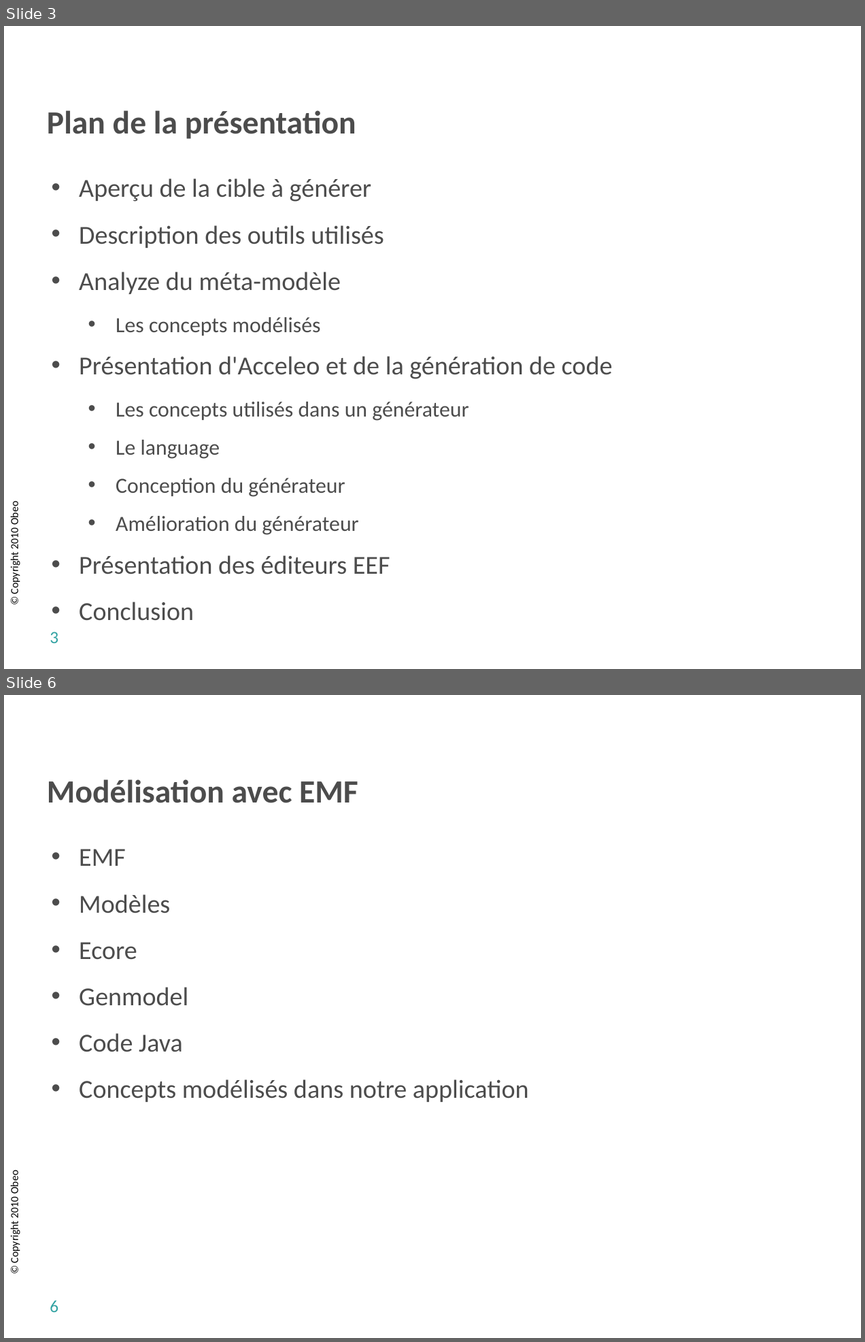
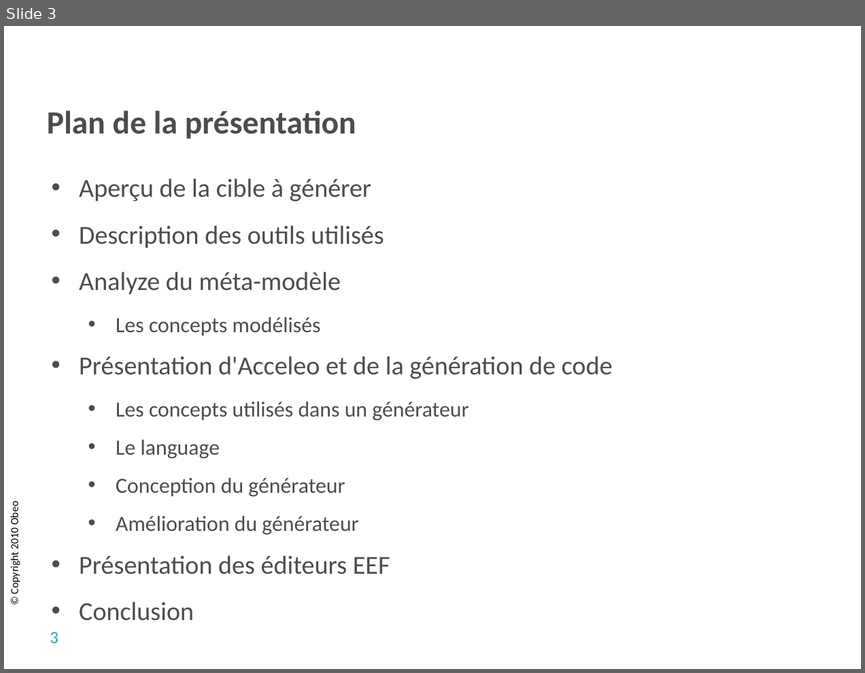
Before and after one commit to sbegaudeau/acceleo-tutorial, a slide deck: documentation/org.eclipse.acceleo.tutorial.slides/breizhcamp/Acceleo Tutorial Breizhcamp.odp. Shown one above the other, each under a label of ours: slides 3 and 6 before the commit, slide 3 after it; the slides between them are not shown. The pictures are 865x1342 and 865x673 pixels, drawn with LibreOffice and Linux fonts; fonts in the diff are those of the drawing; background and template pictures are left out. Boxes give left, top, right and bottom in pixels: in the first picture for what was removed or moved away, otherwise in the second. Text is boxed around its words. In the diff, an @@ line names an element or a change of style, - is before the commit and + after.

```diff
--- a/documentation/org.eclipse.acceleo.tutorial.slides/breizhcamp/Acceleo Tutorial Breizhcamp.odp
+++ b/documentation/org.eclipse.acceleo.tutorial.slides/breizhcamp/Acceleo Tutorial Breizhcamp.odp
@@ slide 6 removed at (x1=4, y1=695, x2=861, y2=1338), background #FFFFFF; not listed: 1 template element that a slide beside it also shows @@
@@ title removed at (x1=47, y1=779, x2=358, y2=803) @@
-Modélisation avec EMF
@@ text removed at (x1=79, y1=849, x2=529, y2=1102) @@
-• EMF
-• Modèles
-• Ecore
-• Genmodel
-• Code Java
-• Concepts modélisés dans notre application
@@ page number removed at (x1=50, y1=1300, x2=58, y2=1312) @@
-6
```
Also in this commit, not shown: 4 slides changed, 6 slides added, 3 other slides removed, 1 other file.
